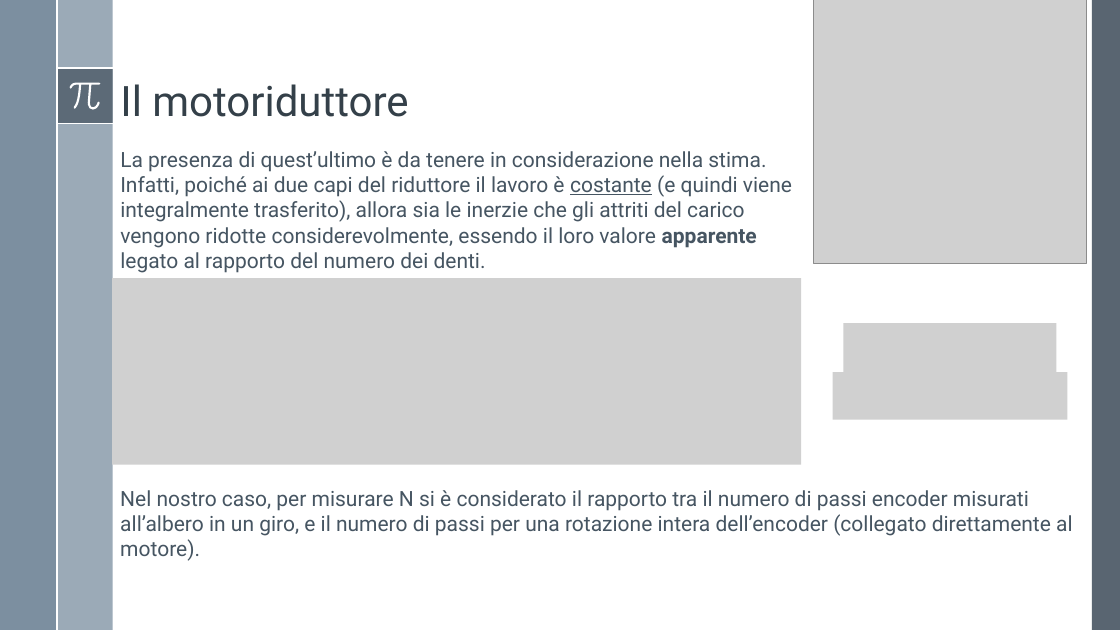
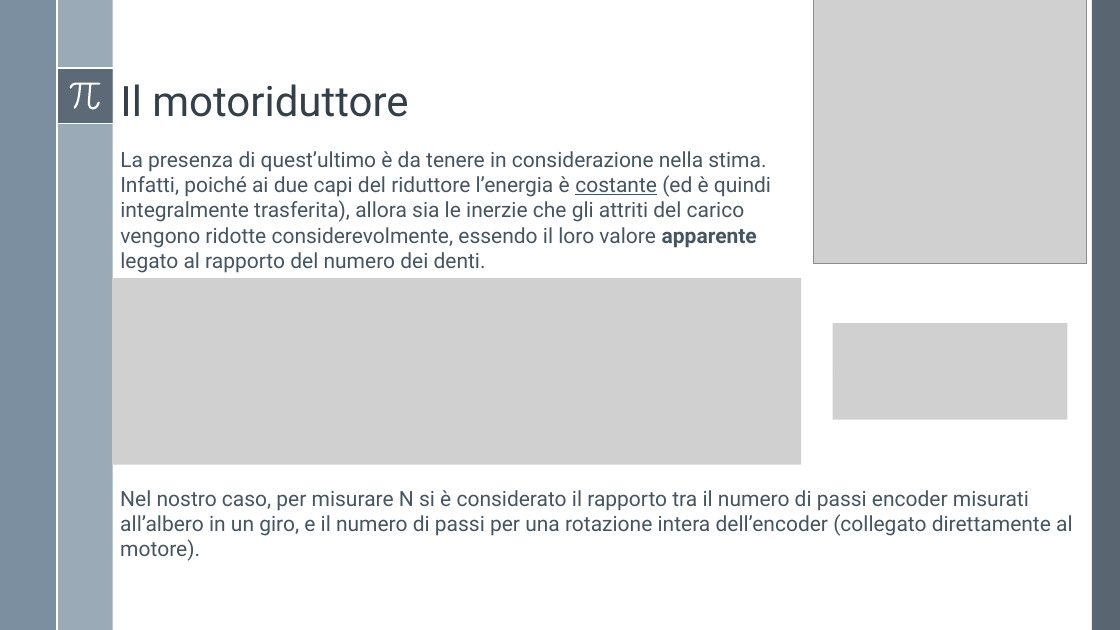
Before and after one commit to Alfystar/mv-Project, a slide deck: slide 4 of 00_Relazione_Bench/3-Stima dell'inerzia di un disco/[Bonus] Stima inerzia disco.pptx. Drawn at 1120x630 pixels with LibreOffice and Linux fonts; fonts in the diff are those of the drawing; grey boxes stand for pictures. Boxes give left, top, right and bottom in pixels: in the first picture for what was removed or moved away, otherwise in the second. Text is boxed around its words. In the diff, an @@ line names an element or a change of style, - is before the commit and + after.

Commit message:
slides completed

```diff
--- a/00_Relazione_Bench/3-Stima dell'inerzia di un disco/[Bonus] Stima inerzia disco.pptx
+++ b/00_Relazione_Bench/3-Stima dell'inerzia di un disco/[Bonus] Stima inerzia disco.pptx
@@ text at [120,175,771,273]: text changed @@
-Infatti, poiché ai due capi del riduttore il lavoro è costante (e quindi viene integralmente trasferito), allora sia le inerzie che gli attriti del carico vengono ridotte considerevolmente, essendo il loro valore apparente legato al rapporto del numero dei denti.
+Infatti, poiché ai due capi del riduttore l’energia è costante (ed è quindi integralmente trasferita), allora sia le inerzie che gli attriti del carico vengono ridotte considerevolmente, essendo il loro valore apparente legato al rapporto del numero dei denti.
@@ picture: place and size @@
-picture at [844,323,1057,372]
+picture at [833,323,1067,372]
```
Also in this commit, not shown: 1 other slide changed.
